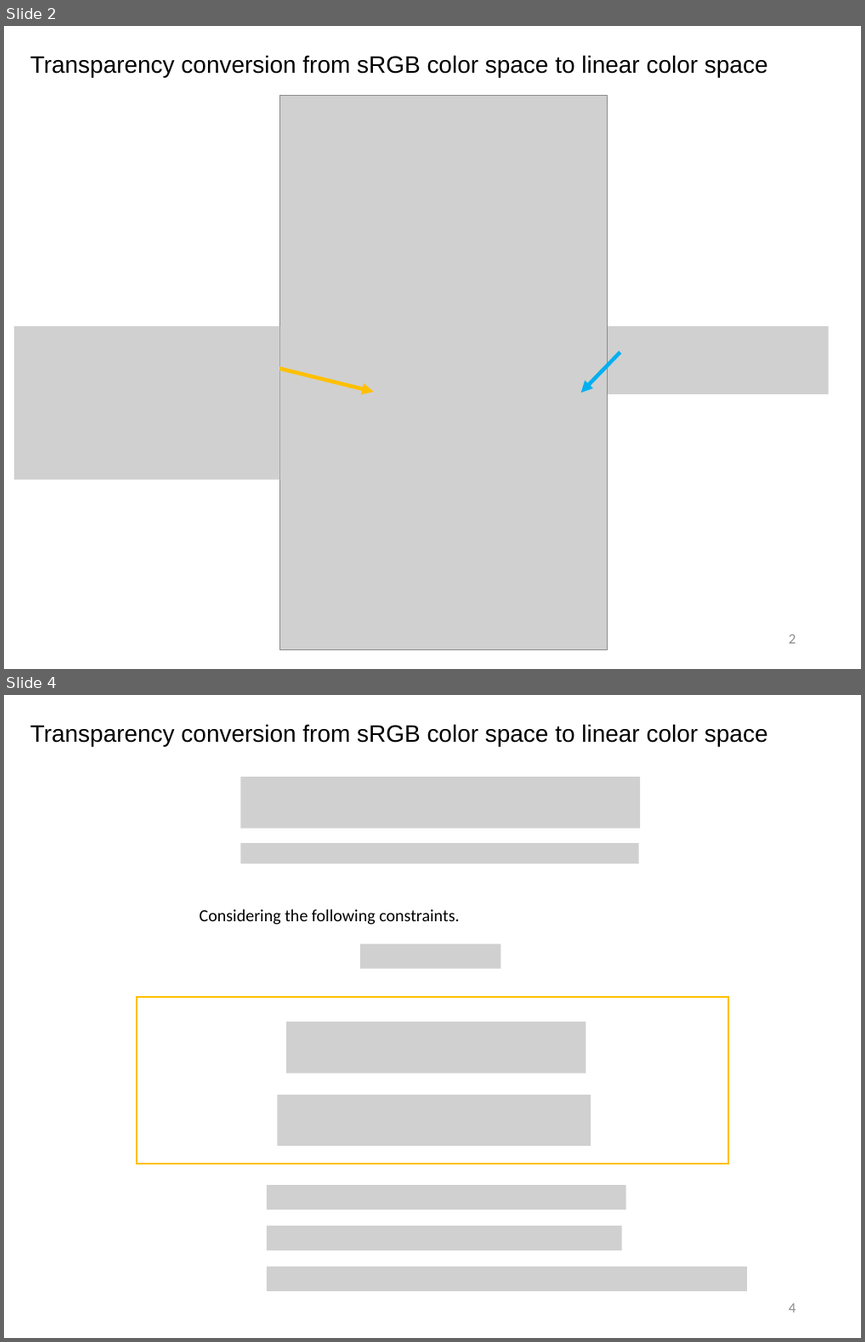
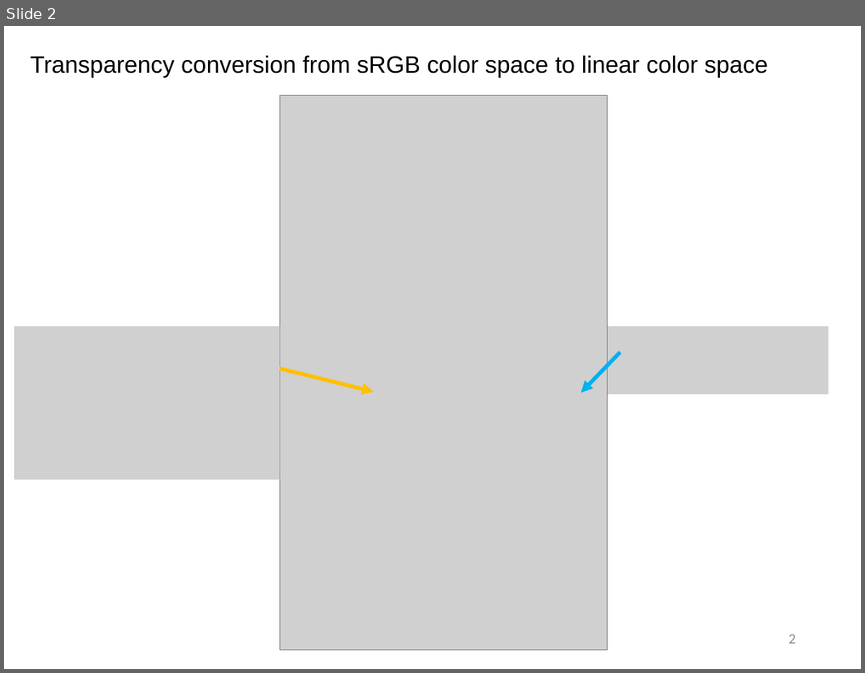
Before and after one commit to sotanmochi/TransparencyConverter, a slide deck: Assets/TransparencyConverter/Documentation~/TransparencyConverter.pptx. Shown one above the other, each under a label of ours: slides 2 and 4 before the commit, slide 2 after it; the slides between them are not shown. The pictures are 865x1342 and 865x673 pixels, drawn with LibreOffice and Linux fonts; fonts in the diff are those of the drawing; grey boxes stand for pictures. Boxes give left, top, right and bottom in pixels: in the first picture for what was removed or moved away, otherwise in the second. Text is boxed around its words. In the diff, an @@ line names an element or a change of style, - is before the commit and + after.

```diff
--- a/Assets/TransparencyConverter/Documentation~/TransparencyConverter.pptx
+++ b/Assets/TransparencyConverter/Documentation~/TransparencyConverter.pptx
@@ slide 4 removed at bbox=[4, 695, 861, 1338], background #FFFFFF @@
@@ text removed at bbox=[30, 724, 768, 746] @@
-Transparency conversion from sRGB color space to linear color space
@@ picture removed at bbox=[241, 777, 641, 828] @@
@@ picture removed at bbox=[241, 843, 639, 864] @@
@@ text removed at bbox=[200, 909, 459, 925] @@
-Considering the following constraints.
@@ picture removed at bbox=[360, 944, 501, 969] @@
@@ rectangle removed at bbox=[137, 997, 728, 1163] @@
@@ picture removed at bbox=[286, 1021, 585, 1072] @@
@@ picture removed at bbox=[277, 1095, 590, 1146] @@
@@ picture removed at bbox=[267, 1185, 626, 1209] @@
@@ picture removed at bbox=[267, 1225, 621, 1250] @@
@@ picture removed at bbox=[267, 1266, 747, 1291] @@
@@ page number removed at bbox=[789, 1303, 796, 1312] @@
-4
```
Also in this commit, not shown: 2 slides changed, 5 slides added, 8 other slides removed, 1 other file.
